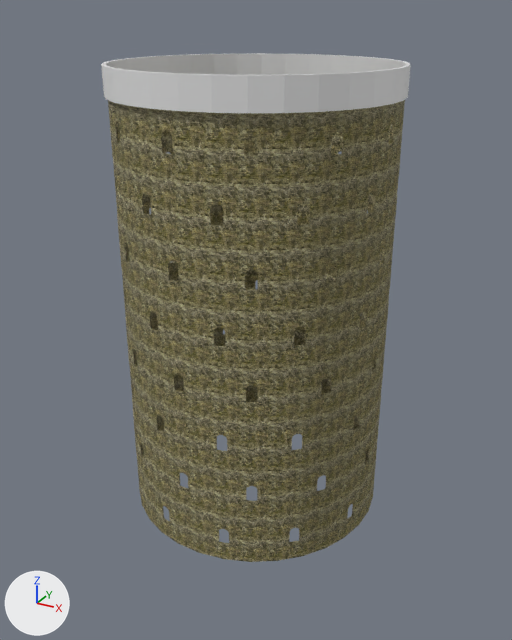
What one commit did to the glTF model 3D BaseFramework/Asset/Models/Stage/Wall/Wall.gltf.
Rendered twice from a 50 mm camera at (24.5, -44.5, 37.3) aimed at (0.1, -0.2, 15.1). The lights are fixed; the arrows at lower left show +X, +Y and +Z. Where no turn or scale is listed for an object, it has been applied to the vertices.

In view in the first picture: 'COL01', '円柱.001', '円柱.002', '円柱.003', '円柱.004', '円柱.005', '円柱.006', '円柱.007', '円柱.008'.
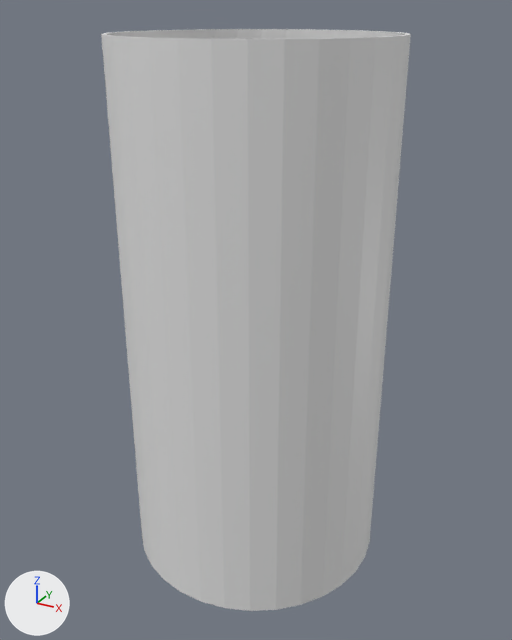
What the commit changed:
Object 'COL01' (ob_col01) moves from (0.0, 0.0, 32.99) to (0.0, 0.0, 15.55).
Object 'COL01' (ob_col01) is rescaled from (10.2, 10.2, 1.0) to (10.1, 10.1, 20.3).

Boxes (x1, y1, x2, y2) around the edits, measured in the pictures (512 x 640 px):
'COL01', moved, rescaled (856% taller)
    before: (101, 53, 411, 113)
    after: (101, 29, 411, 611)
'円柱.005', unchanged, covered by the edit
    before: (108, 100, 405, 184)
'円柱.006', unchanged, covered by the edit
    before: (113, 135, 400, 250)
'円柱.007', unchanged, covered by the edit
    before: (117, 194, 395, 312)
'円柱.004', unchanged, covered by the edit
    before: (122, 252, 391, 369)
